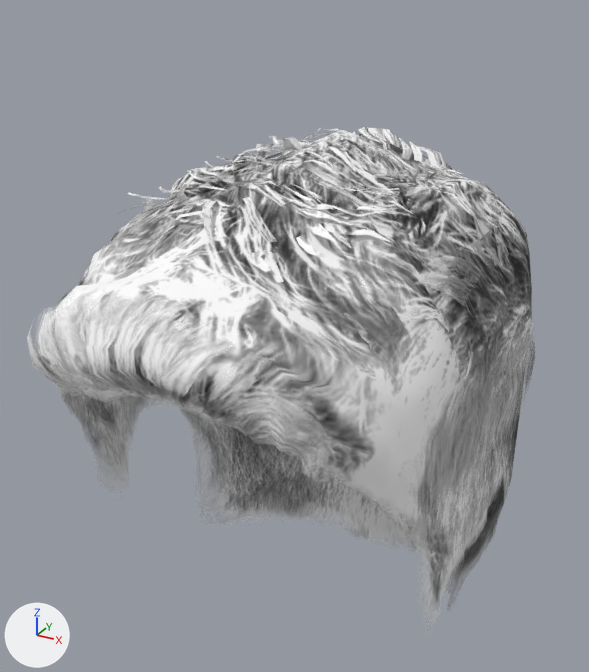
An edit to the glTF model public/models/makehuman/hair/masc/corto.gltf, drawn before and after from the same camera.
Camera for both pictures: a 50 mm camera at (0.129, -0.289, 1.794) aimed at (-0.009, -0.039, 1.669). Every picture has the same lights, and +X, +Y and +Z are marked at lower left. The first picture is the older version. Vertices at exactly the same position are counted once.

Objects in the first picture: 'masc_hair_corto'.
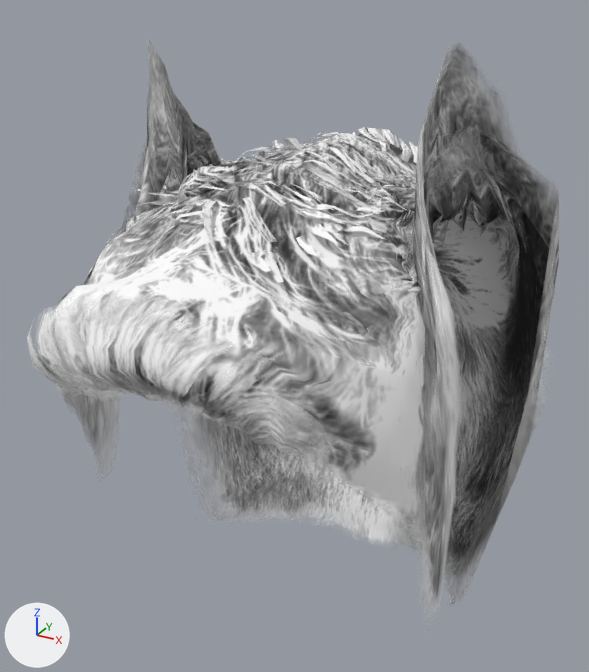
The newer file adds a shape key; the second version is drawn at full value of the shape key 'a_orejasPerro' of 'masc_hair_corto', and the change is written as the vertex moves it makes.

What changed in the scene script:
```text
Change me_short01_007:
    used by ob_masc_hair_corto; location = (0.0, 0.0, 0.0)
    remove me_short01_007.from_pydata(...)  # 2984 vertices, 3678 faces; spans x -0.077..0.076, y -0.144..0.062, z 1.534..1.745
    add me_short01_007.from_pydata(...)  # 2984 vertices, 3678 faces; spans x -0.087..0.087, y -0.144..0.062, z 1.534..1.778
    me_short01_007 part 1: the loose piece of 8 vertices spanning x -0.035..-0.007, y -0.023..-0.02, z 1.734..1.74 is scaled about its middle by (0.915, 1.09, 0.806), then moved by (0.001, -0.001, -0.001)
    me_short01_007 part 2: the loose piece of 8 vertices spanning x -0.038..-0.012, y -0.017..0.003, z 1.734..1.737 is moved by (0.001, -0.001, -0.001)
    me_short01_007 part 3: the loose piece of 8 vertices spanning x -0.016..0.004, y -0.019..-0.011, z 1.737..1.744 is moved by (0.0, 0.0, -0.001)
    me_short01_007 part 4: the loose piece of 8 vertices spanning x -0.022..-0.003, y -0.016..-0.008, z 1.736..1.742 is moved by (0.0, 0.0, -0.001)
    me_short01_007 part 5: the loose piece of 8 vertices spanning x -0.038..-0.015, y -0.021..-0.003, z 1.735..1.737 is moved by (0.001, -0.001, -0.002)
    me_short01_007 part 6: the loose piece of 8 vertices spanning x -0.049..-0.035, y -0.029..-0.022, z 1.729..1.732 is moved by (0.003, -0.001, -0.001)
    me_short01_007 part 7: the loose piece of 8 vertices spanning x -0.056..-0.041, y -0.074..-0.065, z 1.724..1.726 is moved by (0.004, 0.001, 0.002)
    me_short01_007 part 8: the loose piece of 10 vertices spanning x -0.05..-0.027, y -0.086..-0.082, z 1.722..1.729 is moved by (0.001, 0.0, 0.0)
    me_short01_007 part 9: the loose piece of 10 vertices spanning x 0.028..0.045, y -0.084..-0.079, z 1.725..1.729 is moved by (-0.001, 0.0, 0.0)
    me_short01_007 part 10: the loose piece of 8 vertices spanning x 0.0..0.026, y -0.029..-0.022, z 1.739..1.743 is moved by (-0.001, 0.0, -0.001)
    me_short01_007 part 11: the loose piece of 10 vertices spanning x 0.029..0.037, y -0.06..-0.053, z 1.729..1.734 is scaled about its middle by (0.749, 1.03, 1.27), then moved by (-0.002, 0.0, 0.0)
    me_short01_007 part 12: the loose piece of 10 vertices spanning x 0.035..0.043, y -0.059..-0.056, z 1.727..1.733 is moved by (-0.002, 0.001, 0.001)
    me_short01_007 part 13: 1177 of 2984 vertices moved; they spanned x -0.077..0.076, y -0.126..0.041, z 1.55..1.745 and now span x -0.087..0.087, y -0.126..0.04, z 1.55..1.778; mean shift (0.0, -0.001, 0.017); largest move (-0.075, -0.053, 1.62) -> (-0.051, -0.063, 1.778)
    other edits to the shape of me_short01_007 do not show in these pictures
```

Location of each change, [x1, y1, x2, y2] in pixels of the pictures (589 x 672 px; the box of a moved part takes in the faces that stretch with it):
'masc_hair_corto', reshaped (17% taller): before [27, 127, 535, 614]; after [27, 40, 559, 608]
part 1 of me_short01_007, moved or reshaped: before [256, 140, 310, 151]; after [265, 144, 306, 153]
part 2 of me_short01_007, moved or reshaped: before [278, 140, 313, 146]; after [280, 143, 311, 147]
part 3 of me_short01_007, moved or reshaped: before [310, 128, 340, 138]; after [311, 132, 339, 141]
part 4 of me_short01_007, moved or reshaped: before [301, 133, 326, 142]; after [302, 137, 330, 145]
part 5 of me_short01_007, moved or reshaped: before [273, 136, 283, 148]; after [274, 140, 283, 151]
part 6 of me_short01_007, moved or reshaped: before [216, 156, 235, 163]; after [221, 158, 234, 163]
part 7 of me_short01_007, moved or reshaped: before [127, 193, 166, 200]; after [138, 189, 177, 197]
part 8 of me_short01_007, moved or reshaped: before [118, 203, 171, 214]; after [124, 201, 174, 212]
part 9 of me_short01_007, moved or reshaped: before [345, 229, 391, 242]; after [338, 226, 385, 239]
part 10 of me_short01_007, moved or reshaped: before [344, 139, 394, 153]; after [345, 143, 381, 155]
part 11 of me_short01_007, moved or reshaped: before [373, 190, 400, 203]; after [370, 186, 394, 202]
part 12 of me_short01_007, moved or reshaped: before [388, 195, 413, 214]; after [383, 192, 408, 211]
part 13 of me_short01_007, moved or reshaped: before [38, 130, 535, 610]; after [43, 40, 559, 605]
